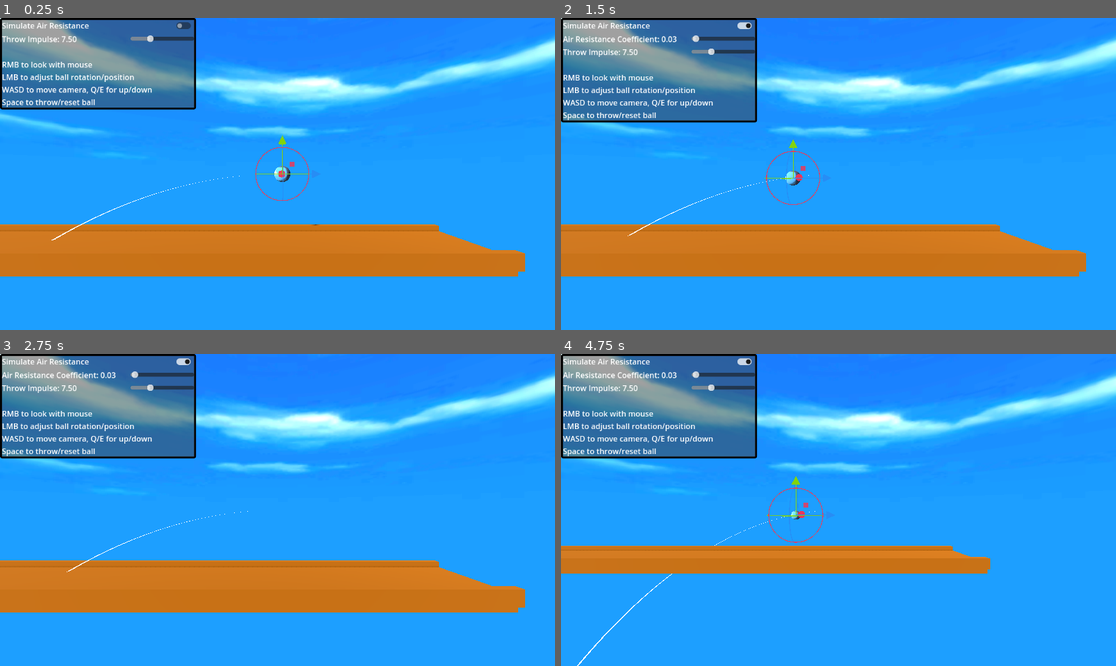
Above: before the commit, frames 1-4 (two rows, left to right).
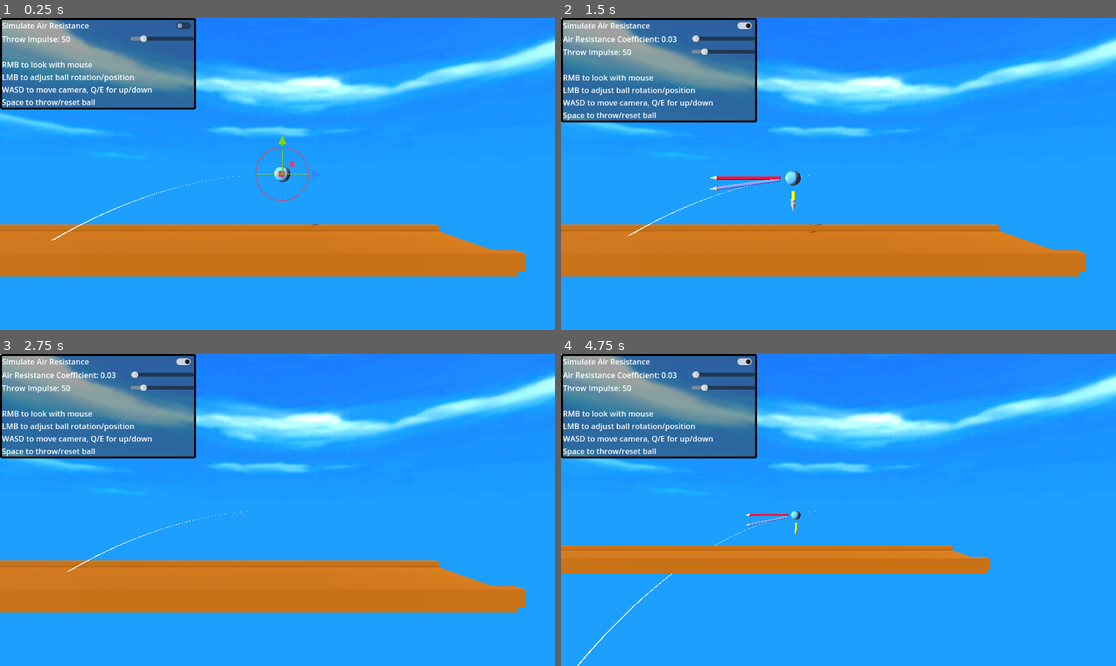
Above: after the commit, the same moments.

Repository: ErythiaSea/CMP400-PhET
Game: Godot game, scene res://Scenes/bowlingEnv.tscn
The game is run twice, just before and just after one commit, with the same random seed, the same clock (stepped at 60 frames per second) and the same inputs. This scene is started directly instead of the project's main scene. The engine's default icon, where the game draws it, is replaced by a stand-in: a white triangle on a blue panel in a dark square.
Inputs (mouse positions are in pixels of both pictures, inside the frame that each line leads up to):
- Up to frame 1 (0.25 s): no input
- Up to frame 2 (1.5 s): click (744, 24) at 0.5 s; tap Enter (ui_accept) at 1.25 s; move the mouse to (960, 158) at 1.27 s; hold L (ball_right) from 1.28 s (still down); tap Space (ball_fire) at 1.35 s; click (960, 158) at 1.42 s
- Up to frame 3 (2.75 s): tap Enter (ui_accept) at 1.52 s; release L (ball_right) at 2 s; drag from (166, 525) to (249, 572) at 2.02 s
- Up to frame 4 (4.75 s): tap Enter (ui_accept) at 2.75, 4.25, 4.52 s; move the mouse to (894, 441) at 2.77 s; hold L (ball_right) 2.78-3.5 s; hold S (camera_bck) 2.78-3.5 s; tap Space (ball_fire) at 3.05, 4.55 s; drag from (810, 572) to (672, 463) at 3.52 s; move the mouse to (1005, 556) at 4.27 s; hold J (ball_left) from 4.28 s (still down); hold W (camera_fwd) from 4.28 s (still down)

The runs differ from the first frame. In frame 1, less than 0.1% of the frame differs, in the area x 11-28%, y 5-8%; in frame 2, 0.5%, in the area x 11-48%, y 9-69%; in frame 3, less than 0.1%; in frame 4, 0.4%.

Commit message:
gizmo deselect and force diag inclusion

Diff:
--- a/Scenes/bowlingEnv.tscn
+++ b/Scenes/bowlingEnv.tscn
@@ -124,6 +124,7 @@
 [node name="RemoteTransform3D" type="RemoteTransform3D" parent="ForceBall"]
 remote_path = NodePath("../ArrowRoot")
 update_rotation = false
+update_scale = false
 
 [node name="CollisionShape3D" type="CollisionShape3D" parent="ForceBall"]
 shape = SubResource("SphereShape3D_1d3fa")
@@ -134,7 +135,6 @@
 
 [node name="ArrowRoot" parent="ForceBall" instance=ExtResource("4_0fhea")]
 transform = Transform3D(0.0001, 0, 0, 0, 0.0001, 0, 0, 0, 0.0001, 0, 1, 0)
-visible = false
 length_scale = 0.5
 distance_from_center = 0.75
 
@@ -197,14 +197,12 @@
 [node name="BowlingPin5" parent="Pins" instance=ExtResource("9_lt5hn")]
 transform = Transform3D(1, 0, 0, 0, 1, 0, 0, 0, 1, 0.225, 0.287, -21.475)
 
-[node name="GUIRoot" type="CanvasLayer" parent="." node_path …(114 unchanged characters)… ", "air_resistance_coefficient_label", "mass_slider", "mass_label", "push_strength_slider", "push_strength_label", "force_ball")]
+[node name="GUIRoot" type="CanvasLayer" parent="." node_path …(114 unchanged characters)… ", "air_resistance_coefficient_label", "push_strength_slider", "push_strength_label", "force_ball")]
 script = ExtResource("10_w56ka")
 air_resistance_toggle = NodePath("PanelContainer/VBoxContainer/ButtonContainer/AirResistanceButton")
 air_resistance_slider_container = NodePath("PanelContainer/VBoxContainer/ARCSliderContainer")
 air_resistance_coefficient_slider = NodePath("PanelContainer/VBoxContainer/ARCSliderContainer/ARCSlider")
 air_resistance_coefficient_label = NodePath("PanelContainer/VBoxContainer/ARCSliderContainer/ARCSliderLabel")
-mass_slider = NodePath("")
-mass_label = NodePath("")
 push_strength_slider = NodePath("PanelContainer/VBoxContainer/PSSliderContainer/PushStrengthSlider")
 push_strength_label = NodePath("PanelContainer/VBoxContainer/PSSliderContainer/PSSliderLabel")
 force_ball = NodePath("../ForceBall")
@@ -254,17 +252,16 @@
 [node name="PSSliderLabel" type="Label" parent="GUIRoot/PanelContainer/VBoxContainer/PSSliderContainer"]
 layout_mode = 2
 size_flags_horizontal = 2
-text = "Throw Impulse: 7.50"
+text = "Throw Impulse: 50"
 
 [node name="PushStrengthSlider" type="HSlider" parent="GUIRoot/PanelContainer/VBoxContainer/PSSliderContainer"]
 layout_mode = 2
 size_flags_horizontal = 3
 size_flags_vertical = 4
 size_flags_stretch_ratio = 0.5
-max_value = 1000.0
+max_value = 300.0
 step = 0.01
-value = 7.5
-exp_edit = true
+value = 50.0
 
 [node name="ControlsLabel" type="Label" parent="GUIRoot/PanelContainer/VBoxContainer"]
 layout_mode = 2
--- a/Scenes/bowling_ball.gd
+++ b/Scenes/bowling_ball.gd
@@ -22,8 +22,11 @@
 	linear_velocity = Vector3.ZERO
 	angular_velocity = Vector3.ZERO
 	apply_central_impulse(-transform.basis.z * fire_impulse_strength)
+	force_diag.show()
+	force_diag.scale = Vector3(0.25, 0.25, 0.25)
 
 func reset() -> void:
+	force_diag.hide()
 	position = last_pos
 	rotation = last_rot
 	freeze = true
@@ -31,6 +34,8 @@
 # Called every frame. 'delta' is the elapsed time since the previous frame.
 func _process(delta: float) -> void:
 	if !freeze:
+		force_diag.accel = get_gravity()/mass
+		force_diag.vel = linear_velocity
 		return
 
 	if Input.is_action_pressed("ball_left"):
--- a/Scenes/bowling_env.gd
+++ b/Scenes/bowling_env.gd
@@ -20,8 +20,10 @@
 		_traj_line.toggle_aim(!fired)
 		if fired:
 			_bowling_ball.fire()
+			_gizmo.deselect(_bowling_ball)
 		else:
 			_bowling_ball.reset()
+			_gizmo.select(_bowling_ball)
 			for pin in $Pins.get_children() as Array[RigidBody3D]:
 				pin.position = pin_pos[pin]
 				pin.linear_velocity = Vector3.ZERO
--- a/Scenes/forceDiagComponent.tscn
+++ b/Scenes/forceDiagComponent.tscn
@@ -44,7 +44,7 @@
 script = ExtResource("1_4iem0")
 
 [node name="VelocityCompX" parent="." instance=ExtResource("2_kkuxl")]
-transform = Transform3D(-4.371139e-08, 1, 0, -1, -4.371139e-08, 0, 0, 0, 1, 1.5, 0, 0)
+transform = Transform3D(-4.371139e-08, 1, 0, -1, -4.371139e-08, 0, 0, 0, 1, 0, 0, 0)
 mesh = SubResource("CylinderMesh_kkuxl")
 surface_material_override/0 = SubResource("StandardMaterial3D_kkuxl")
 
--- a/Scenes/force_diag_component.gd
+++ b/Scenes/force_diag_component.gd
@@ -19,14 +19,11 @@
 func _ready() -> void:
 	pass # Replace with function body.
 
-
 # Called every frame. 'delta' is the elapsed time since the previous frame.
 func _process(delta: float) -> void:
 	if !visible:
 		scale = Vector3(0.0001, 0.0001, 0.0001)
 		return
-	else:
-		scale = Vector3.ONE
 
 	var y_mul: float = 1.0
 
